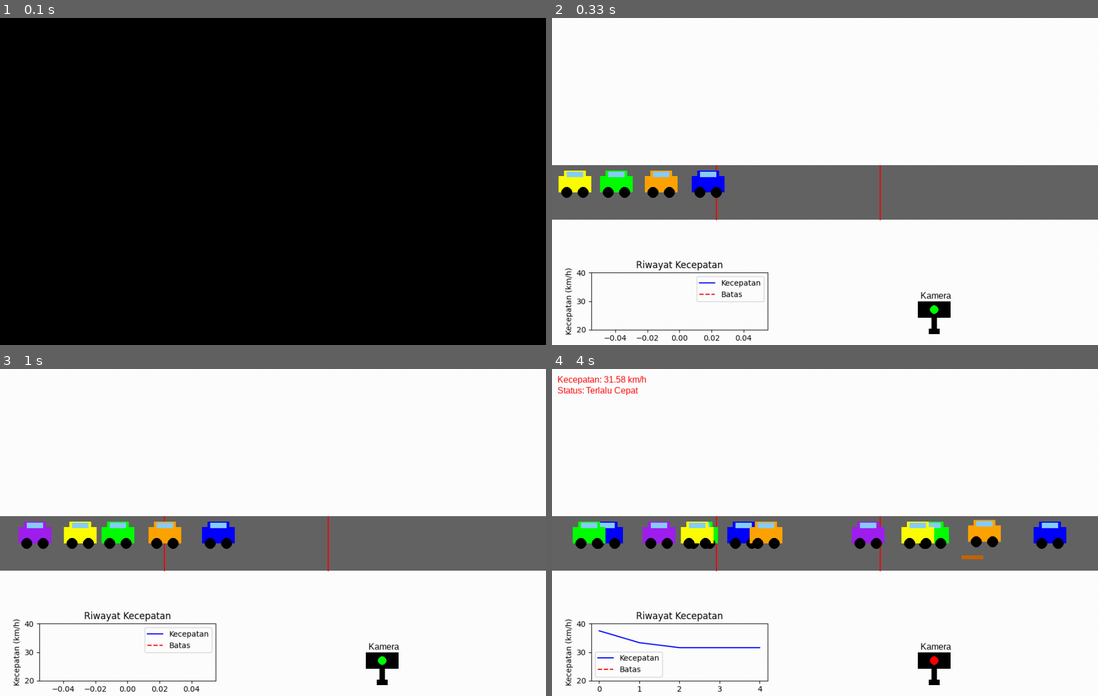
Above: before the commit, frames 1-4 (two rows, left to right).
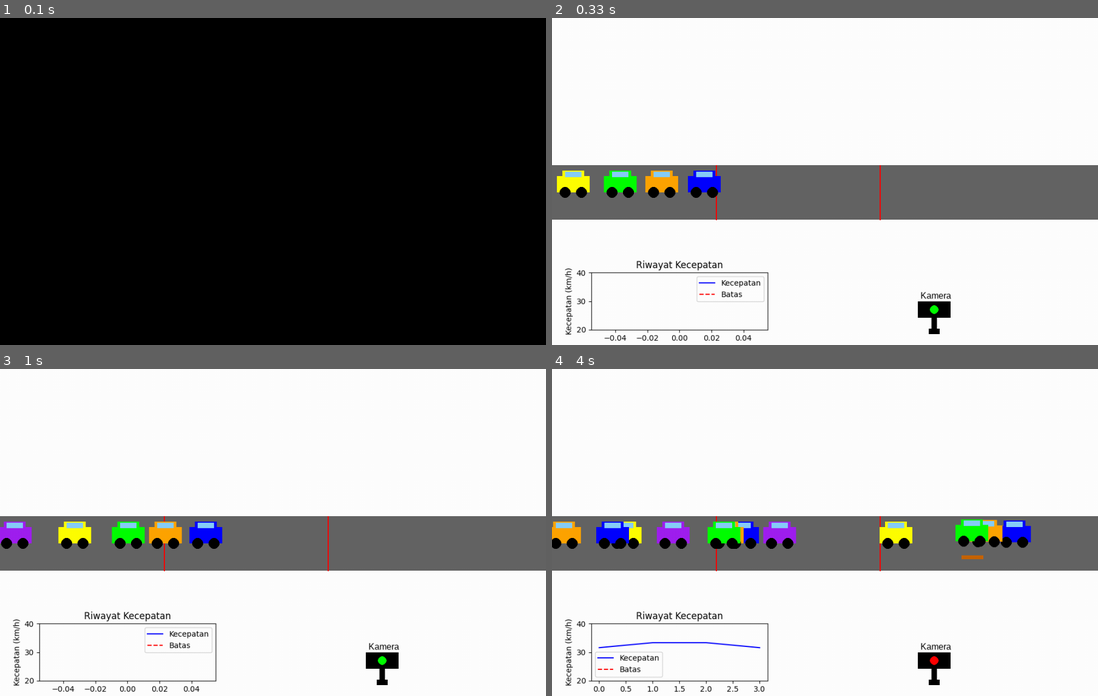
Above: after the commit, the same moments.

Repository: alzzenaa77/BISMILLAHJAYA
Game: pygame game, started from many-cars-2.py
Two runs of this game, one before a commit and one after it. Both use one fixed random seed, a clock stepped at 60 frames per second and the inputs below.
Inputs:
- Up to frame 1 (0.1 s): no input
- Up to frame 2 (0.33 s): no input
- Up to frame 3 (1 s): no input
- Up to frame 4 (4 s): no input

Frame 1 is identical in both runs. In frame 2, 0.6% of the frame differs, in the area x 0-32%, y 46-55%; in frame 3, 1.8%; in frame 4, 6.3%, in the area x 0-95%, y 2-99%.

Commit message:
fix: uniform dist

Diff:
--- /dev/null
+++ b/log_kecepatan_banyak_15_uniform.csv
@@ -0,0 +1,121 @@
+waktu,kecepatan,status,kena_speedbump,catatan
+2025-06-04T01:13:30,29.9,Aman,YA,Mobil lambat kena speedbump
+2025-06-04T01:13:31,30.5,Terlalu Cepat,YA,Normal
+2025-06-04T01:13:31,36.65,Terlalu Cepat,YA,Normal
+2025-06-04T01:13:32,25.21,Aman,TIDAK,Normal
+2025-06-04T01:13:32,30.17,Terlalu Cepat,YA,Normal
+2025-06-04T01:13:33,27.64,Aman,YA,Mobil lambat kena speedbump
+2025-06-04T01:13:34,30.64,Terlalu Cepat,YA,Normal
+2025-06-04T01:13:34,27.8,Aman,YA,Mobil lambat kena speedbump
+2025-06-04T01:13:34,32.7,Terlalu Cepat,YA,Normal
+2025-06-04T01:13:34,31.01,Terlalu Cepat,YA,Normal
+2025-06-04T01:13:34,33.5,Terlalu Cepat,YA,Normal
+2025-06-04T01:13:35,28.63,Aman,YA,Mobil lambat kena speedbump
+2025-06-04T01:13:35,35.71,Terlalu Cepat,YA,Normal
+2025-06-04T01:13:36,31.56,Terlalu Cepat,YA,Normal
+2025-06-04T01:13:37,28.61,Aman,YA,Mobil lambat kena speedbump
+2025-06-04T01:13:38,32.22,Terlalu Cepat,TIDAK,Mobil cepat lolos
+2025-06-04T01:13:38,30.36,Terlalu Cepat,TIDAK,Mobil cepat lolos
+2025-06-04T01:13:38,32.95,Terlalu Cepat,TIDAK,Mobil cepat lolos
+2025-06-04T01:13:40,31.75,Terlalu Cepat,YA,Normal
+2025-06-04T01:13:41,30.24,Terlalu Cepat,YA,Normal
+2025-06-04T01:13:42,31.98,Terlalu Cepat,YA,Normal
+2025-06-04T01:13:43,25.92,Aman,YA,Mobil lambat kena speedbump
+2025-06-04T01:13:43,27.09,Aman,YA,Mobil lambat kena speedbump
+2025-06-04T01:13:43,27.04,Aman,YA,Mobil lambat kena speedbump
+2025-06-04T01:13:43,29.54,Aman,YA,Mobil lambat kena speedbump
+2025-06-04T01:13:43,28.16,Aman,YA,Mobil lambat kena speedbump
+2025-06-04T01:13:44,33.58,Terlalu Cepat,TIDAK,Mobil cepat lolos
+2025-06-04T01:13:44,35.63,Terlalu Cepat,TIDAK,Mobil cepat lolos
+2025-06-04T01:13:45,31.65,Terlalu Cepat,TIDAK,Mobil cepat lolos
+2025-06-04T01:13:46,24.8,Aman,TIDAK,Normal
+2025-06-04T01:13:46,27.11,Aman,TIDAK,Normal
+2025-06-04T01:13:47,34.86,Terlalu Cepat,TIDAK,Mobil cepat lolos
+2025-06-04T01:13:48,28.37,Aman,YA,Mobil lambat kena speedbump
+2025-06-04T01:13:48,33.63,Terlalu Cepat,YA,Normal
+2025-06-04T01:13:48,34.68,Terlalu Cepat,YA,Normal
+2025-06-04T01:13:49,25.17,Aman,YA,Mobil lambat kena speedbump
+2025-06-04T01:13:50,31.58,Terlalu Cepat,TIDAK,Mobil cepat lolos
+2025-06-04T01:13:51,34.44,Terlalu Cepat,TIDAK,Mobil cepat lolos
+2025-06-04T01:13:51,29.37,Aman,TIDAK,Normal
+2025-06-04T01:13:52,29.63,Aman,TIDAK,Normal
+2025-06-04T01:13:53,31.58,Terlalu Cepat,TIDAK,Mobil cepat lolos
+2025-06-04T01:13:53,26.01,Aman,TIDAK,Normal
+2025-06-04T01:13:54,25.95,Aman,TIDAK,Normal
+2025-06-04T01:13:54,33.02,Terlalu Cepat,TIDAK,Mobil cepat lolos
+2025-06-04T01:13:54,27.14,Aman,TIDAK,Normal
+2025-06-04T01:13:54,24.88,Aman,TIDAK,Normal
+2025-06-04T01:13:55,31.97,Terlalu Cepat,TIDAK,Mobil cepat lolos
+2025-06-04T01:13:55,28.94,Aman,TIDAK,Normal
+2025-06-04T01:13:57,26.36,Aman,TIDAK,Normal
+2025-06-04T01:13:57,26.26,Aman,TIDAK,Normal
+2025-06-04T01:13:57,27.43,Aman,TIDAK,Normal
+2025-06-04T01:14:00,27.89,Aman,YA,Mobil lambat kena speedbump
+2025-06-04T01:14:00,35.46,Terlalu Cepat,YA,Normal
+2025-06-04T01:14:01,33.22,Terlalu Cepat,YA,Normal
+2025-06-04T01:14:01,33.22,Terlalu Cepat,YA,Normal
+2025-06-04T01:14:01,31.48,Terlalu Cepat,YA,Normal
+2025-06-04T01:14:01,25.09,Aman,YA,Mobil lambat kena speedbump
+2025-06-04T01:14:02,32.17,Terlalu Cepat,YA,Normal
+2025-06-04T01:14:02,36.04,Terlalu Cepat,YA,Normal
+2025-06-04T01:14:03,31.53,Terlalu Cepat,YA,Normal
+2025-06-04T01:14:03,28.37,Aman,YA,Mobil lambat kena speedbump
+2025-06-04T01:14:03,28.53,Aman,YA,Mobil lambat kena speedbump
+2025-06-04T01:14:04,28.76,Aman,TIDAK,Normal
+2025-06-04T01:14:04,34.58,Terlalu Cepat,TIDAK,Mobil cepat lolos
+2025-06-04T01:14:05,29.76,Aman,TIDAK,Normal
+2025-06-04T01:14:07,29.94,Aman,TIDAK,Normal
+2025-06-04T01:14:07,28.89,Aman,TIDAK,Normal
+2025-06-04T01:14:08,28.74,Aman,TIDAK,Normal
+2025-06-04T01:14:09,28.1,Aman,YA,Mobil lambat kena speedbump
+2025-06-04T01:14:09,29.85,Aman,YA,Mobil lambat kena speedbump
+2025-06-04T01:14:09,26.95,Aman,YA,Mobil lambat kena speedbump
+2025-06-04T01:14:10,30.14,Terlalu Cepat,TIDAK,Mobil cepat lolos
+2025-06-04T01:14:10,31.95,Terlalu Cepat,TIDAK,Mobil cepat lolos
+2025-06-04T01:14:11,33.67,Terlalu Cepat,TIDAK,Mobil cepat lolos
+2025-06-04T01:14:11,29.48,Aman,TIDAK,Normal
+2025-06-04T01:14:11,35.36,Terlalu Cepat,TIDAK,Mobil cepat lolos
+2025-06-04T01:14:12,31.63,Terlalu Cepat,TIDAK,Mobil cepat lolos
+2025-06-04T01:14:12,24.43,Aman,TIDAK,Normal
+2025-06-04T01:14:13,26.99,Aman,TIDAK,Normal
+2025-06-04T01:14:13,25.83,Aman,TIDAK,Normal
+2025-06-04T01:14:15,31.48,Terlalu Cepat,YA,Normal
+2025-06-04T01:14:15,29.5,Aman,YA,Mobil lambat kena speedbump
+2025-06-04T01:14:16,34.25,Terlalu Cepat,YA,Normal
+2025-06-04T01:14:16,29.06,Aman,YA,Mobil lambat kena speedbump
+2025-06-04T01:14:17,35.93,Terlalu Cepat,YA,Normal
+2025-06-04T01:14:17,31.19,Terlalu Cepat,YA,Normal
+2025-06-04T01:14:17,28.02,Aman,YA,Mobil lambat kena speedbump
+2025-06-04T01:14:18,31.9,Terlalu Cepat,YA,Normal
+2025-06-04T01:14:19,34.58,Terlalu Cepat,YA,Normal
+2025-06-04T01:14:19,30.18,Terlalu Cepat,YA,Normal
+2025-06-04T01:14:20,31.41,Terlalu Cepat,YA,Normal
+2025-06-04T01:14:20,33.17,Terlalu Cepat,YA,Normal
+2025-06-04T01:14:20,25.73,Aman,YA,Mobil lambat kena speedbump
+2025-06-04T01:14:21,29.38,Aman,YA,Mobil lambat kena speedbump
+2025-06-04T01:14:22,26.61,Aman,YA,Mobil lambat kena speedbump
+2025-06-04T01:14:22,34.31,Terlalu Cepat,YA,Normal
+2025-06-04T01:14:23,32.29,Terlalu Cepat,YA,Normal
+2025-06-04T01:14:23,32.12,Terlalu Cepat,YA,Normal
+2025-06-04T01:14:24,26.89,Aman,YA,Mobil lambat kena speedbump
+2025-06-04T01:14:25,34.78,Terlalu Cepat,TIDAK,Mobil cepat lolos
+2025-06-04T01:14:25,28.14,Aman,TIDAK,Normal
+2025-06-04T01:14:25,25.73,Aman,TIDAK,Normal
+2025-06-04T01:14:26,31.33,Terlalu Cepat,TIDAK,Mobil cepat lolos
+2025-06-04T01:14:27,25.54,Aman,TIDAK,Normal
+2025-06-04T01:14:28,34.4,Terlalu Cepat,TIDAK,Mobil cepat lolos
+2025-06-04T01:14:28,26.81,Aman,TIDAK,Normal
+2025-06-04T01:14:29,24.37,Aman,YA,Mobil lambat kena speedbump
+2025-06-04T01:14:29,28.69,Aman,YA,Mobil lambat kena speedbump
+2025-06-04T01:14:29,25.66,Aman,YA,Mobil lambat kena speedbump
+2025-06-04T01:14:30,26.65,Aman,TIDAK,Normal
+2025-06-04T01:14:30,34.97,Terlalu Cepat,TIDAK,Mobil cepat lolos
+2025-06-04T01:14:30,26.81,Aman,TIDAK,Normal
+2025-06-04T01:14:31,30.0,Aman,YA,Mobil lambat kena speedbump
+2025-06-04T01:14:31,34.5,Terlalu Cepat,YA,Normal
+2025-06-04T01:14:33,33.37,Terlalu Cepat,YA,Normal
+2025-06-04T01:14:33,28.13,Aman,YA,Mobil lambat kena speedbump
+2025-06-04T01:14:35,29.13,Aman,YA,Mobil lambat kena speedbump
+2025-06-04T01:14:35,32.93,Terlalu Cepat,YA,Normal
+2025-06-04T01:14:36,28.9,Aman,YA,Mobil lambat kena speedbump
+2025-06-04T01:14:36,33.82,Terlalu Cepat,YA,Normal
--- a/many-cars-2.py
+++ b/many-cars-2.py
@@ -73,8 +73,9 @@
 def generate_speed(jumlah_kendaraan):
     # Ambil rata-rata dari tabel
     mean_speed = kecepatan_tabel.get(jumlah_kendaraan, 8) * konversi_m_per_pixel
-    std_dev = mean_speed * 0.1
-    return np.random.normal(mean_speed, std_dev)
+    a = 0.8 * mean_speed
+    b = 1.2 * mean_speed
+    return np.random.uniform(a, b)
 
 class Car:
     def __init__(self, x, speed, color):
@@ -147,7 +148,7 @@
                 catatan = "Normal"
 
             if self.kecepatan_terukur:
-                with open("log_kecepatan_banyak_15_01.csv", "a", newline="") as f:
+                with open("log_kecepatan_banyak_15_uniform.csv", "a", newline="") as f:
                     writer = csv.writer(f)
                     writer.writerow([
                         datetime.now().isoformat(timespec='seconds'),
@@ -222,7 +223,7 @@
 running = True
 
 # Logging ke file CSV
-csv_file_path = "log_kecepatan_banyak_15_01.csv"
+csv_file_path = "log_kecepatan_banyak_15_uniform.csv"
 if not os.path.exists(csv_file_path):
     with open(csv_file_path, mode='w', newline='') as file:
         writer = csv.writer(file)
